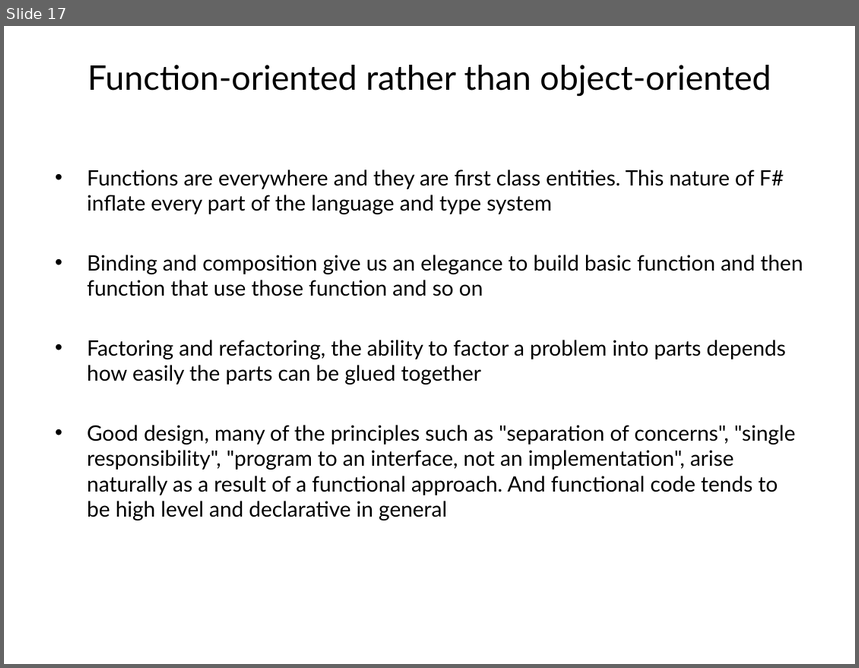
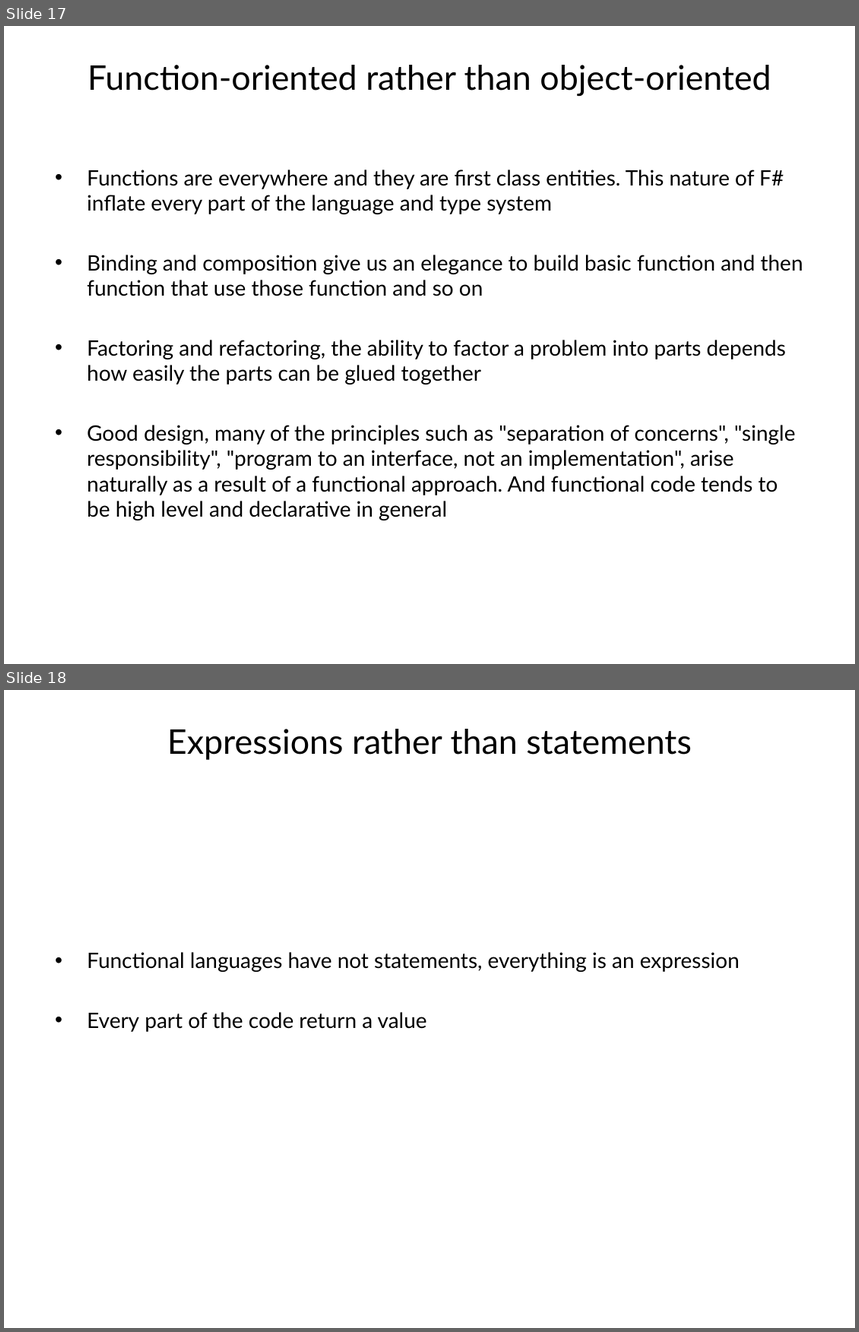
Before and after one commit to vba/presentations, a slide deck: fsharp/part1/presentation.pptx. Shown one above the other, each under a label of ours: slide 17 before the commit, slides 17 and 18 after it. The pictures are 859x668 and 859x1332 pixels, drawn with LibreOffice and Linux fonts; fonts in the diff are those of the drawing. Boxes give left, top, right and bottom in pixels: in the first picture for what was removed or moved away, otherwise in the second. Text is boxed around its words. In the diff, an @@ line names an element or a change of style, - is before the commit and + after.

```diff
--- a/fsharp/part1/presentation.pptx
+++ b/fsharp/part1/presentation.pptx
@@ slide 18 added at [4, 690, 855, 1328], background #FFFFFF @@
@@ title added at [167, 729, 692, 760], 28.8 pt, text #000000 @@
+Expressions rather than statements
@@ text added at [87, 952, 740, 1032], 18 pt, text #000000 @@
+• Functional languages have not statements, everything is an expression
+• Every part of the code return a value
```
Also in this commit, not shown: 2 other slides added.
